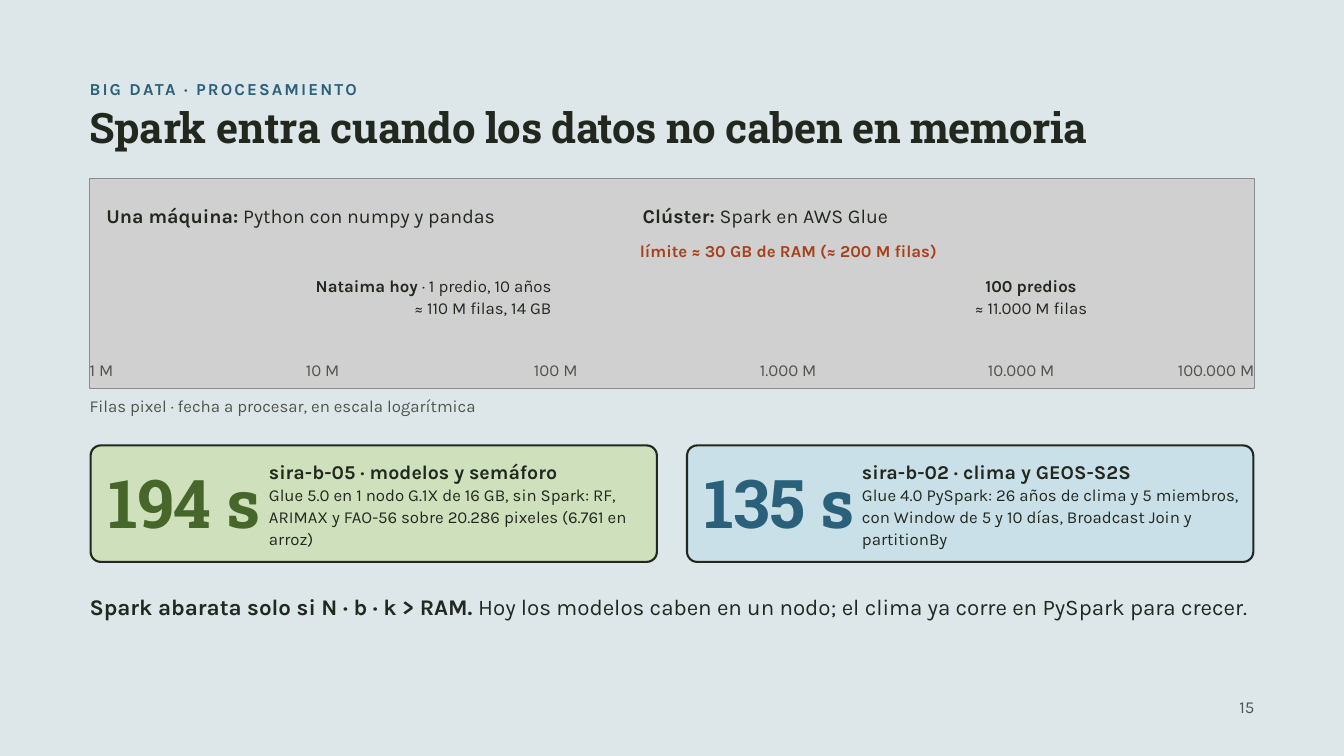
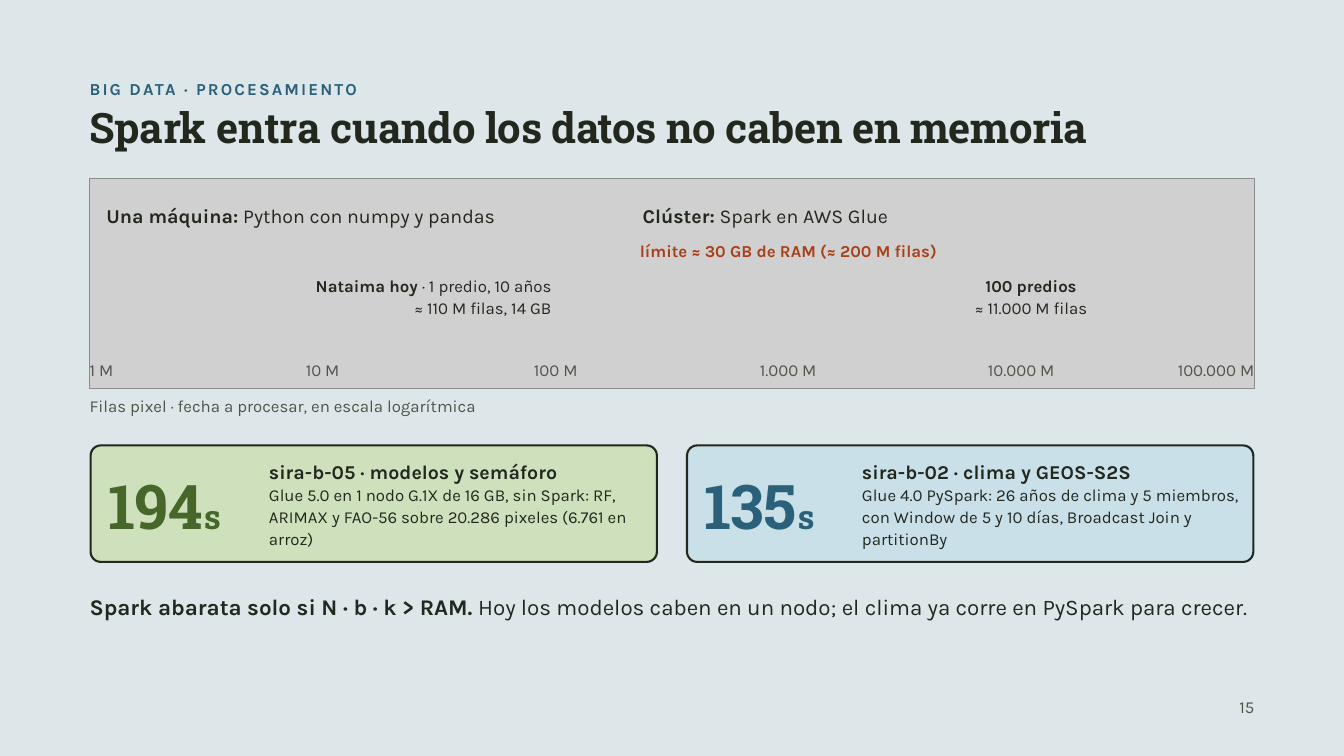
Before and after one commit to GomSal/SIRA, a slide deck: slide 15 of docs/presentacion/SIRA_presentacion_final.pptx. Drawn at 1344x756 pixels with LibreOffice and Linux fonts; fonts in the diff are those of the drawing; grey boxes stand for pictures. Boxes give left, top, right and bottom in pixels: in the first picture for what was removed or moved away, otherwise in the second. Text is boxed around its words. In the diff, an @@ line names an element or a change of style, - is before the commit and + after.

Commit message:
Presentación final: en la diapositiva 15 los segundos (194 s, 135 s) quedan dentro de sus cuadros

```diff
--- a/docs/presentacion/SIRA_presentacion_final.pptx
+++ b/docs/presentacion/SIRA_presentacion_final.pptx
@@ text "194 s" at (108, 484, 221, 530): size 48 to 44 pt in "194"; size 48 to 24 pt in "s" @@
@@ text "135 s" at (704, 484, 815, 530): size 48 to 44 pt in "135"; size 48 to 24 pt in "s" @@
```
